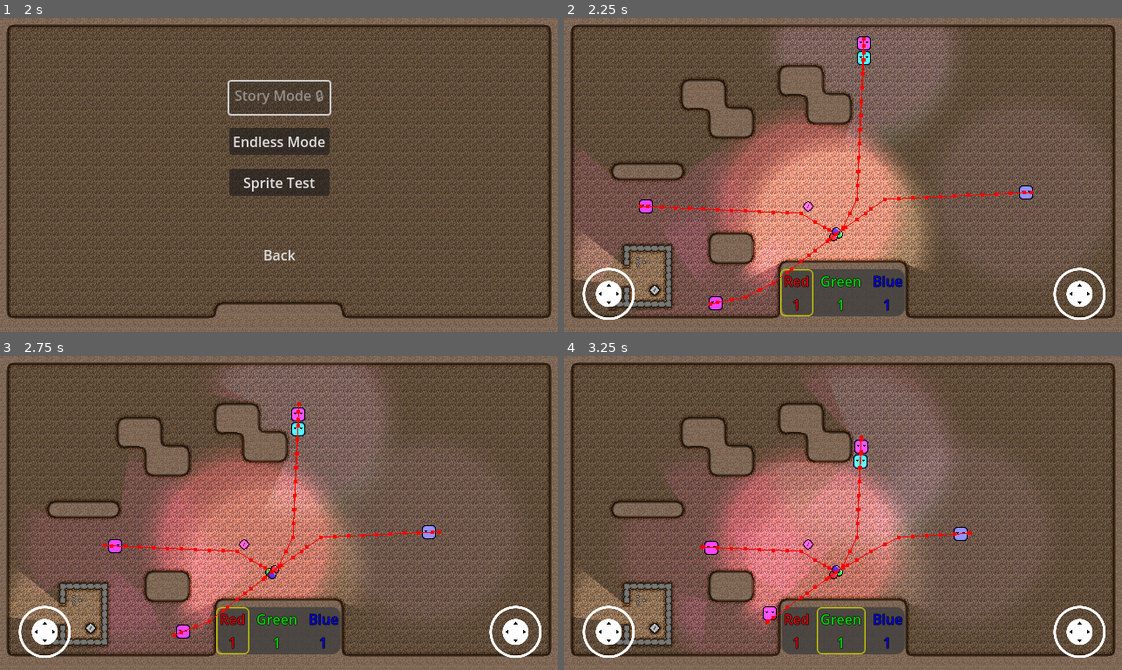
Above: before the commit, frames 1-4 (two rows, left to right).
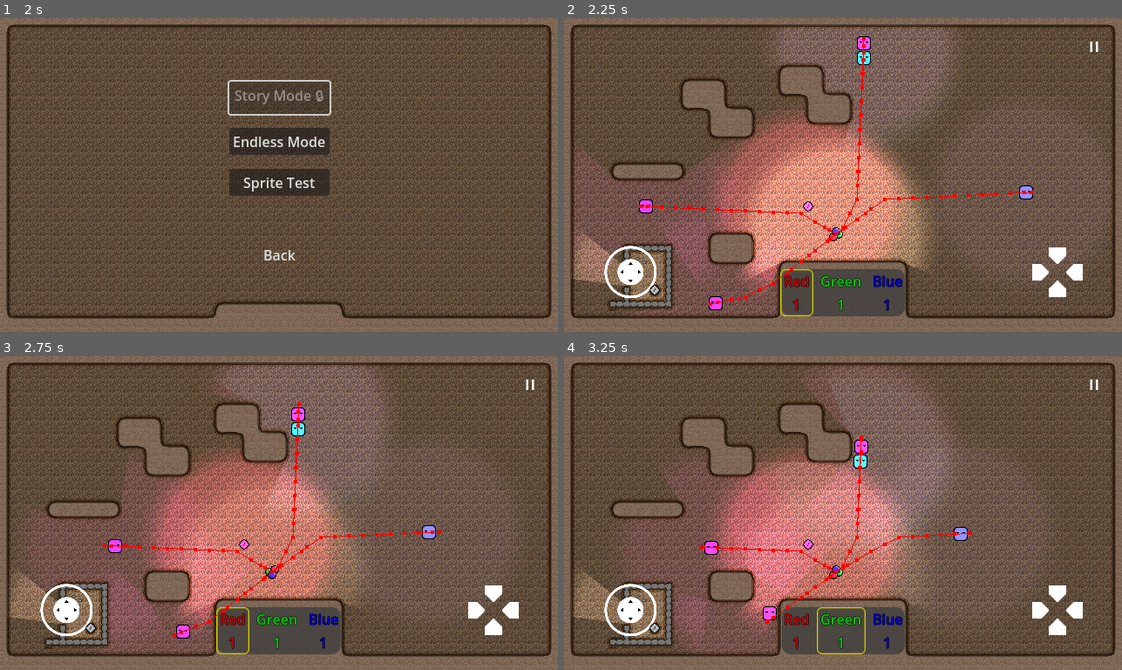
Above: after the commit, the same moments.

Repository: Degenerate-Games/shadows-below
Game: Godot game, scene res://scenes/menus/main_menu.tscn
Same seed, same stepped clock (60 frames per second), same inputs: the game is played once before the commit and once after it.
Inputs (mouse positions are in pixels of both pictures, inside the frame that each line leads up to):
- Up to frame 1 (2 s): click (279, 206) at 0.5 s; click (279, 206) at 1.25 s
- Up to frame 2 (2.25 s): click "Endless Mode" at 2 s
- Up to frame 3 (2.75 s): no input
- Up to frame 4 (3.25 s): move the mouse to (965, 497) at 2.77 s; hold L (mixing_ui_right) from 2.78 s (still down); click (965, 497) at 2.92 s

Frame 1 is identical in both runs. In frame 2, 2.0% of the frame differs, in the area x 3-98%, y 7-97%; in frame 3, 2.0%; in frame 4, 2.0%.

Commit message:
Add pause button and switch right thumbstick to dpad for touch controls

Diff:
--- a/scenes/ui/hud.tscn
+++ b/scenes/ui/hud.tscn
@@ -1,7 +1,11 @@
-[gd_scene load_steps=3 format=3 uid="uid://dwa1q74mmrncc"]
+[gd_scene load_steps=7 format=3 uid="uid://dwa1q74mmrncc"]
 
 [ext_resource type="PackedScene" uid="uid://rfo2dnxunaxo" path="res://scenes/ui/color_mixing_ui.tscn" id="1_eg67d"]
 [ext_resource type="PackedScene" uid="uid://dmr0fcamx7t56" path="res://addons/virtual_joystick/virtual_joystick_scene.tscn" id="2_6wdcc"]
+[ext_resource type="Texture2D" uid="uid://sxr8ba6ubd4s" path="res://assets/ui/pause_button.png" id="3_my16k"]
+[ext_resource type="Texture2D" uid="uid://kbgg37vs570l" path="res://assets/ui/pause_button_pressed.png" id="4_5o5eb"]
+[ext_resource type="Texture2D" uid="uid://bkr2ona3y1u2k" path="res://assets/ui/d-pad.png" id="4_73twt"]
+[ext_resource type="Texture2D" uid="uid://cj1kt0i4s66jn" path="res://assets/ui/d-pad_pressed.png" id="5_ubflk"]
 
 [node name="HUD" type="Control"]
 custom_minimum_size = Vector2(640, 360)
@@ -20,10 +24,10 @@
 anchors_preset = 0
 anchor_top = 0.0
 anchor_bottom = 0.0
-offset_left = 25.0
-offset_top = 290.0
-offset_right = 200.0
-offset_bottom = 465.0
+offset_left = 50.0
+offset_top = 265.0
+offset_right = 225.0
+offset_bottom = 440.0
 grow_vertical = 1
 scale = Vector2(0.3, 0.3)
 joystick_mode = 1
@@ -34,14 +38,15 @@
 action_down = "move_down"
 
 [node name="Virtual joystick right" parent="." instance=ExtResource("2_6wdcc")]
+visible = false
 layout_mode = 0
 anchors_preset = 0
 anchor_top = 0.0
 anchor_bottom = 0.0
-offset_left = 565.0
-offset_top = 290.0
-offset_right = 740.0
-offset_bottom = 465.0
+offset_left = 540.0
+offset_top = 265.0
+offset_right = 715.0
+offset_bottom = 440.0
 grow_vertical = 1
 scale = Vector2(0.3, 0.3)
 visibility_mode = 1
@@ -49,3 +54,46 @@
 action_right = "mixing_ui_right"
 action_up = "mixing_ui_up"
 action_down = "mixing_ui_down"
+
+[node name="PauseButton" type="TouchScreenButton" parent="."]
+position = Vector2(600, 25)
+scale = Vector2(0.5, 0.5)
+texture_normal = ExtResource("3_my16k")
+texture_pressed = ExtResource("4_5o5eb")
+action = "pause"
+visibility_mode = 1
+
+[node name="DPad" type="Node2D" parent="."]
+position = Vector2(542, 282)
+scale = Vector2(1.2, 1.2)
+
+[node name="Left" type="TouchScreenButton" parent="DPad"]
+position = Vector2(-4, 0)
+texture_normal = ExtResource("4_73twt")
+texture_pressed = ExtResource("5_ubflk")
+action = "mixing_ui_left"
+visibility_mode = 1
+
+[node name="Up" type="TouchScreenButton" parent="DPad"]
+position = Vector2(28, -16)
+rotation = 1.5708
+texture_normal = ExtResource("4_73twt")
+texture_pressed = ExtResource("5_ubflk")
+action = "mixing_ui_up"
+visibility_mode = 1
+
+[node name="Right" type="TouchScreenButton" parent="DPad"]
+position = Vector2(44, 16)
+rotation = 3.14159
+texture_normal = ExtResource("4_73twt")
+texture_pressed = ExtResource("5_ubflk")
+action = "mixing_ui_right"
+visibility_mode = 1
+
+[node name="Down" type="TouchScreenButton" parent="DPad"]
+position = Vector2(12, 32)
+rotation = -1.5708
+texture_normal = ExtResource("4_73twt")
+texture_pressed = ExtResource("5_ubflk")
+action = "mixing_ui_down"
+visibility_mode = 1
Binary file added: !!! DONT SHIP/aseprite/d-pad.aseprite
Binary file added: !!! DONT SHIP/aseprite/d-pad_pressed.aseprite
Binary file added: !!! DONT SHIP/aseprite/pause_button.aseprite
Binary file added: !!! DONT SHIP/aseprite/pause_button_pressed.aseprite
Binary file added: assets/ui/d-pad.png
Not shown, added: assets/ui/d-pad.png.import
Binary file added: assets/ui/d-pad_pressed.png
Not shown, added: assets/ui/d-pad_pressed.png.import
Binary file added: assets/ui/pause_button.aseprite
Binary file added: assets/ui/pause_button.png
Not shown, added: assets/ui/pause_button.png.import
Binary file added: assets/ui/pause_button_pressed.png
(and 1 more such lines)
